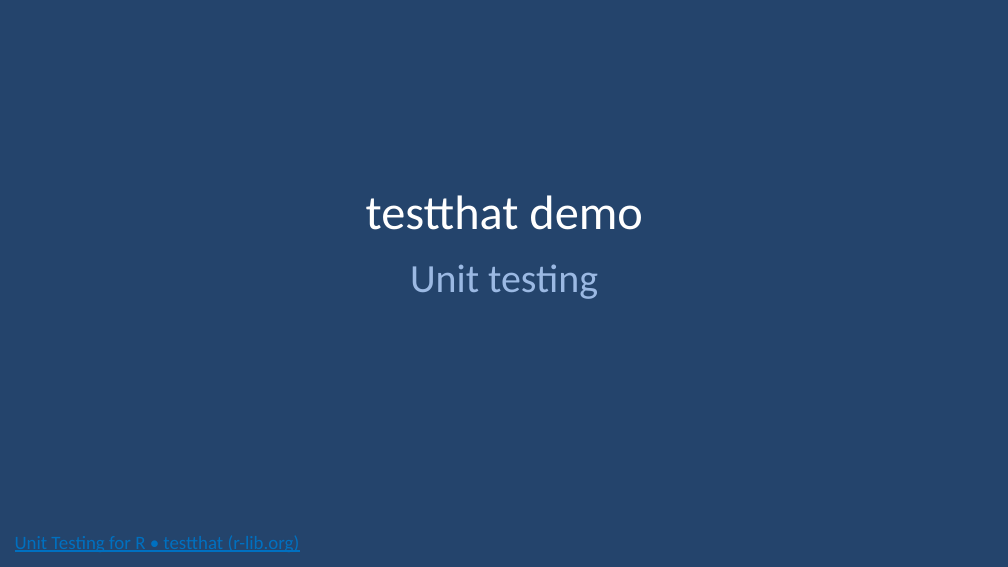
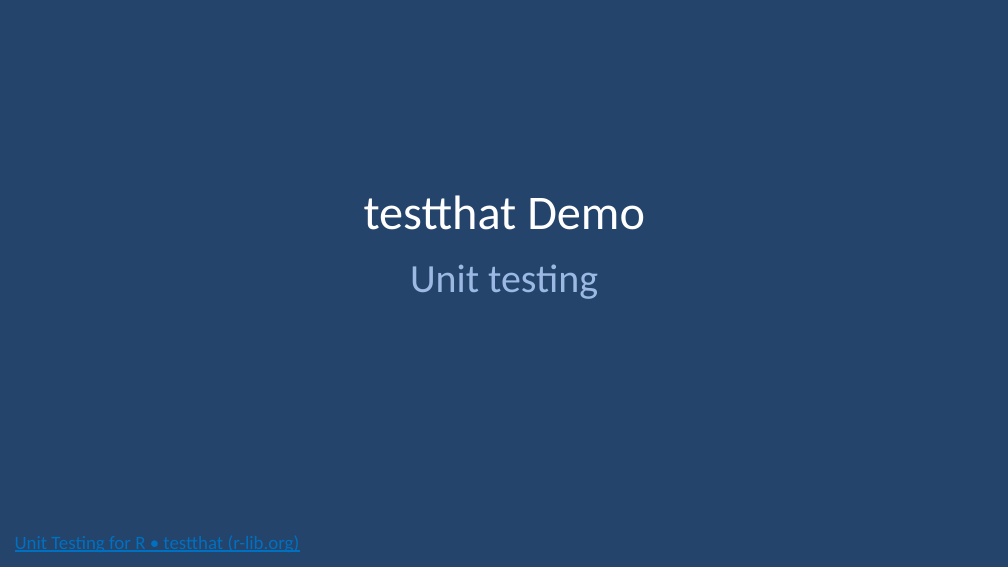
Before and after one commit to slc-rug/2022-11-02-bitbucket-and-r, a slide deck: slide 22 of Bitbucket with R.pptx. Drawn at 1008x567 pixels with LibreOffice and Linux fonts; fonts in the diff are those of the drawing; background and template pictures are left out. Boxes give left, top, right and bottom in pixels: in the first picture for what was removed or moved away, otherwise in the second. Text is boxed around its words. In the diff, an @@ line names an element or a change of style, - is before the commit and + after.

```diff
--- a/Bitbucket with R.pptx
+++ b/Bitbucket with R.pptx
@@ title at (x1=364, y1=195, x2=645, y2=230): text changed @@
-testthat demo
+testthat Demo
```
Also in this commit, not shown: 9 other slides changed, 2 slides added.
